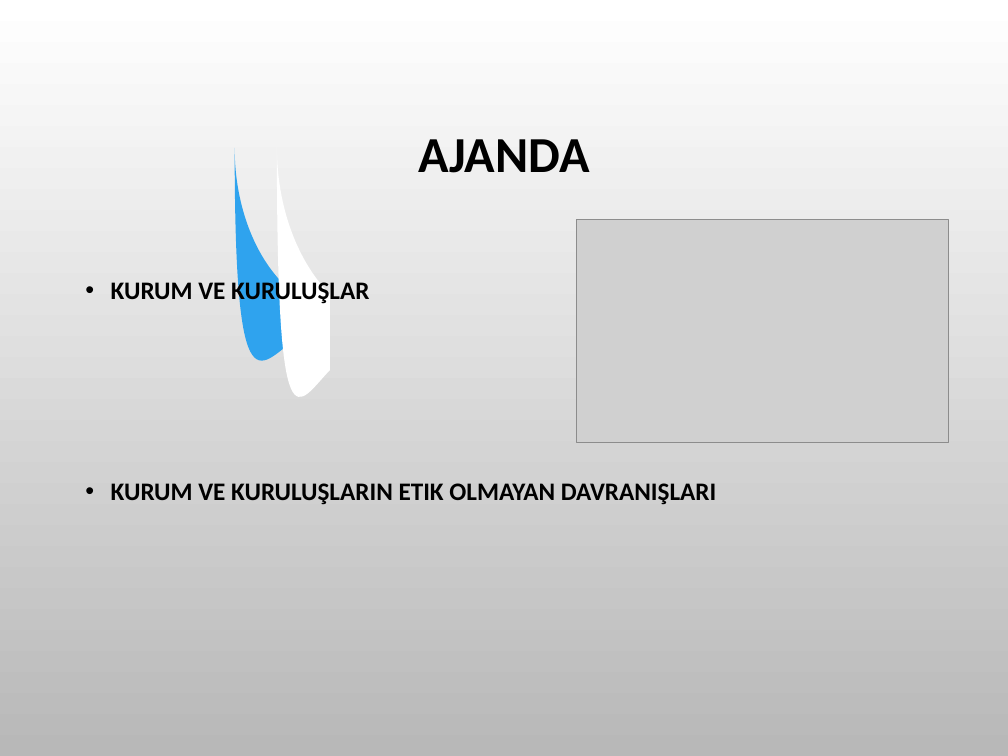
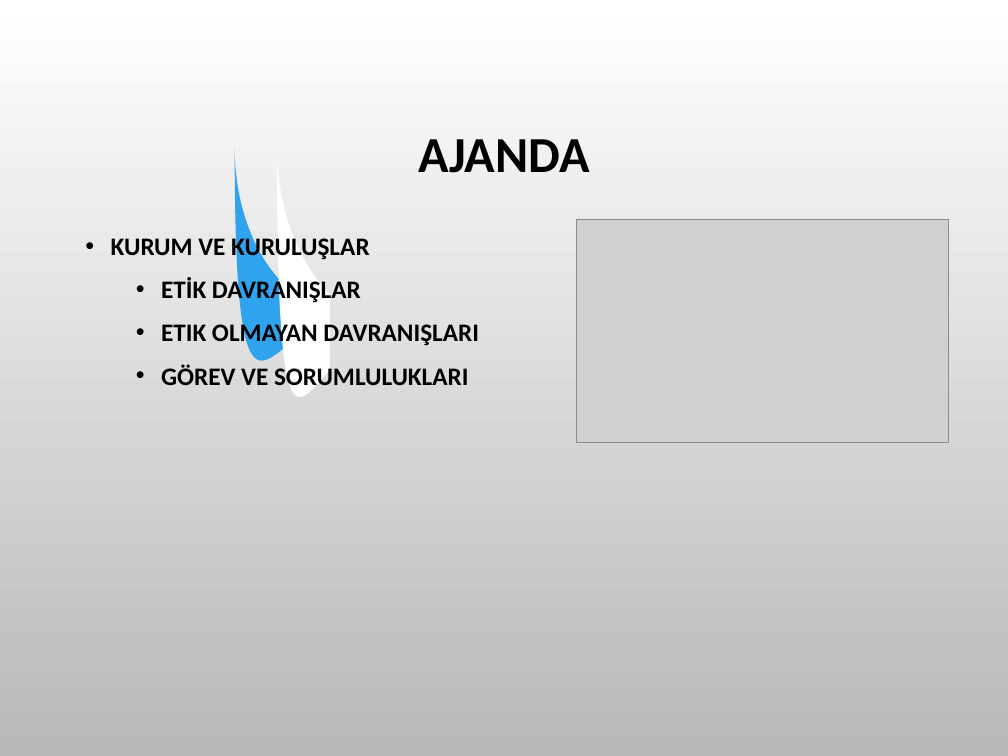
Before and after one commit to SevdanurGENC/20-21-Lecture-Notes, a slide deck: slide 2 of 4. Bolum - Meslek Etigi - Kurumsal Etik.ppt. Drawn at 1008x756 pixels with LibreOffice and Linux fonts; fonts in the diff are those of the drawing; grey boxes stand for pictures; background and template pictures are left out. Boxes give left, top, right and bottom in pixels: in the first picture for what was removed or moved away, otherwise in the second. Text is boxed around its words. In the diff, an @@ line names an element or a change of style, - is before the commit and + after.

```diff
--- a/4. Bolum - Meslek Etigi - Kurumsal Etik.ppt
+++ b/4. Bolum - Meslek Etigi - Kurumsal Etik.ppt
@@ text at [161, 278, 479, 385]: text changed @@
-• KURUM VE KURULUŞLARIN ETIK OLMAYAN DAVRANIŞLARI
+  • ETİK DAVRANIŞLAR
+  • ETIK OLMAYAN DAVRANIŞLARI
+  • GÖREV VE SORUMLULUKLARI
```
Also in this commit, not shown: 7 other slides changed, 12 other files.
